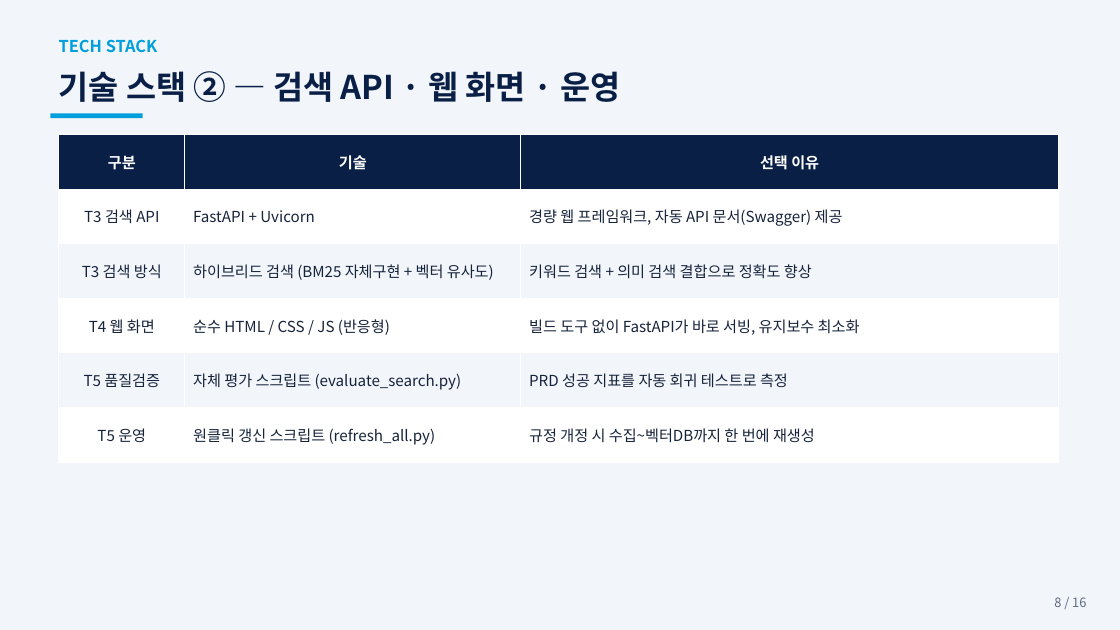
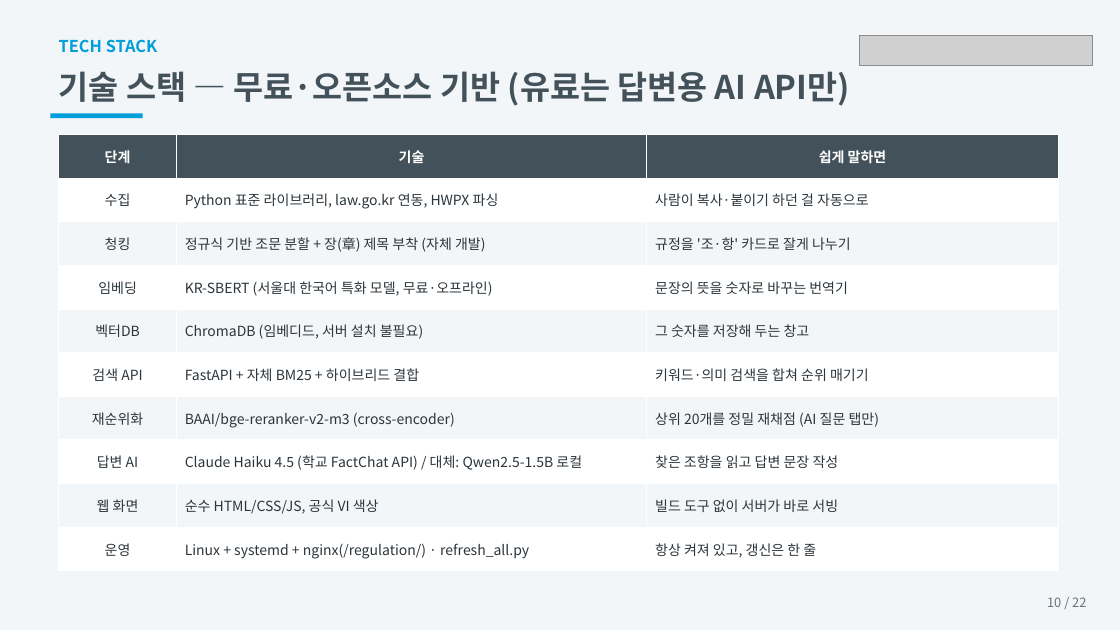
Before and after one commit to sjdisj1895-svg/Academic_Regulations_AIProject, a slide deck: slide 10 of AI_규정통합검색시스템_소개.pptx (slide 8 before the commit). Drawn at 1120x630 pixels with LibreOffice and Linux fonts; fonts in the diff are those of the drawing; grey boxes stand for pictures. Boxes give left, top, right and bottom in pixels: in the first picture for what was removed or moved away, otherwise in the second. Text is boxed around its words. In the diff, an @@ line names an element or a change of style, - is before the commit and + after.

```diff
--- a/AI_규정통합검색시스템_소개.pptx
+++ b/AI_규정통합검색시스템_소개.pptx
@@ rectangle at [0,0,1120,630]: fill #F2F6FB to #F3F6F8 @@
@@ picture added at [860,35,1092,66] @@
@@ text at [59,71,850,106]: text changed; text colour #091F46 to #43525A @@
-기술 스택 ② — 검색 API · 웹 화면 · 운영
+기술 스택 — 무료·오픈소스 기반 (유료는 답변용 AI API만)
@@ table removed at [59,134,1059,462], 6 rows, 3 columns @@
-구분 | 기술 | 선택 이유
-T3 검색 API | FastAPI + Uvicorn | 경량 웹 프레임워크, 자동 API 문서(Swagger) 제공
-T3 검색 방식 | 하이브리드 검색 (BM25 자체구현 + 벡터 유사도) | 키워드 검색 + 의미 검색 결합으로 정확도 향상
-T4 웹 화면 | 순수 HTML / CSS / JS (반응형) | 빌드 도구 없이 FastAPI가 바로 서빙, 유지보수 최소화
-T5 품질검증 | 자체 평가 스크립트 (evaluate_search.py) | PRD 성공 지표를 자동 회귀 테스트로 측정
-T5 운영 | 원클릭 갱신 스크립트 (refresh_all.py) | 규정 개정 시 수집~벡터DB까지 한 번에 재생성
@@ table added at [59,134,1059,571], 10 rows, 3 columns @@
+단계 | 기술 | 쉽게 말하면
+수집 | Python 표준 라이브러리, law.go.kr 연동, HWPX 파싱 | 사람이 복사·붙이기 하던 걸 자동으로
+청킹 | 정규식 기반 조문 분할 + 장(章) 제목 부착 (자체 개발) | 규정을 '조·항' 카드로 잘게 나누기
+임베딩 | KR-SBERT (서울대 한국어 특화 모델, 무료·오프라인) | 문장의 뜻을 숫자로 바꾸는 번역기
+벡터DB | ChromaDB (임베디드, 서버 설치 불필요) | 그 숫자를 저장해 두는 창고
+검색 API | FastAPI + 자체 BM25 + 하이브리드 결합 | 키워드·의미 검색을 합쳐 순위 매기기
+재순위화 | BAAI/bge-reranker-v2-m3 (cross-encoder) | 상위 20개를 정밀 재채점 (AI 질문 탭만)
+답변 AI | Claude Haiku 4.5 (학교 FactChat API) / 대체: Qwen2.5-1.5B 로컬 | 찾은 조항을 읽고 답변 문장 작성
+웹 화면 | 순수 HTML/CSS/JS, 공식 VI 색상 | 빌드 도구 없이 서버가 바로 서빙
+운영 | Linux + systemd + nginx(/regulation/) · refresh_all.py | 항상 켜져 있고, 갱신은 한 줄
@@ text at [1047,597,1086,607]: text changed; text colour #5C6B82 to #66737A @@
-8 / 16
+10 / 22
```
Also in this commit, not shown: 7 other slides changed, 14 slides added, 8 slides removed, 1 other file.
